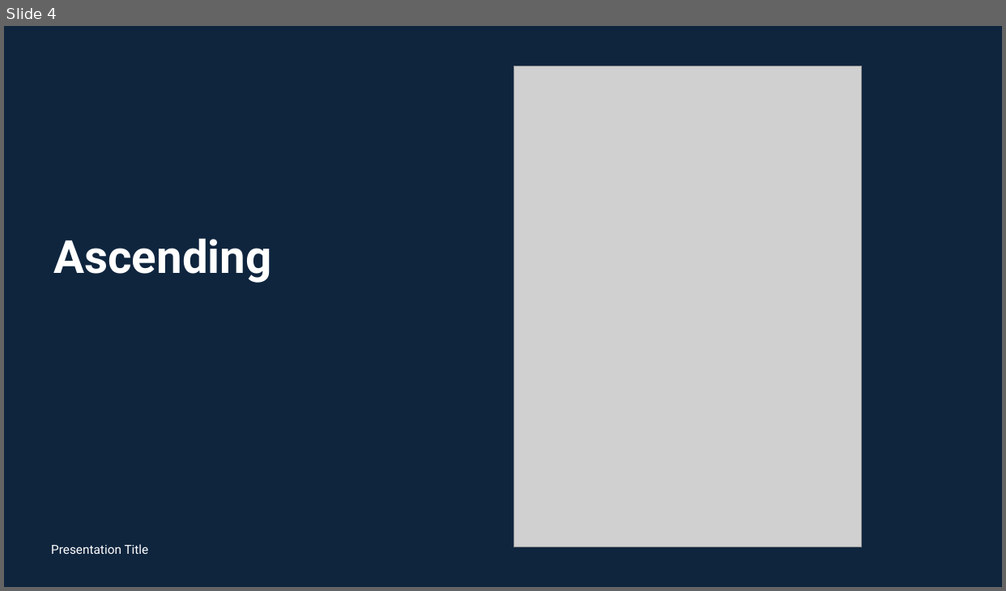
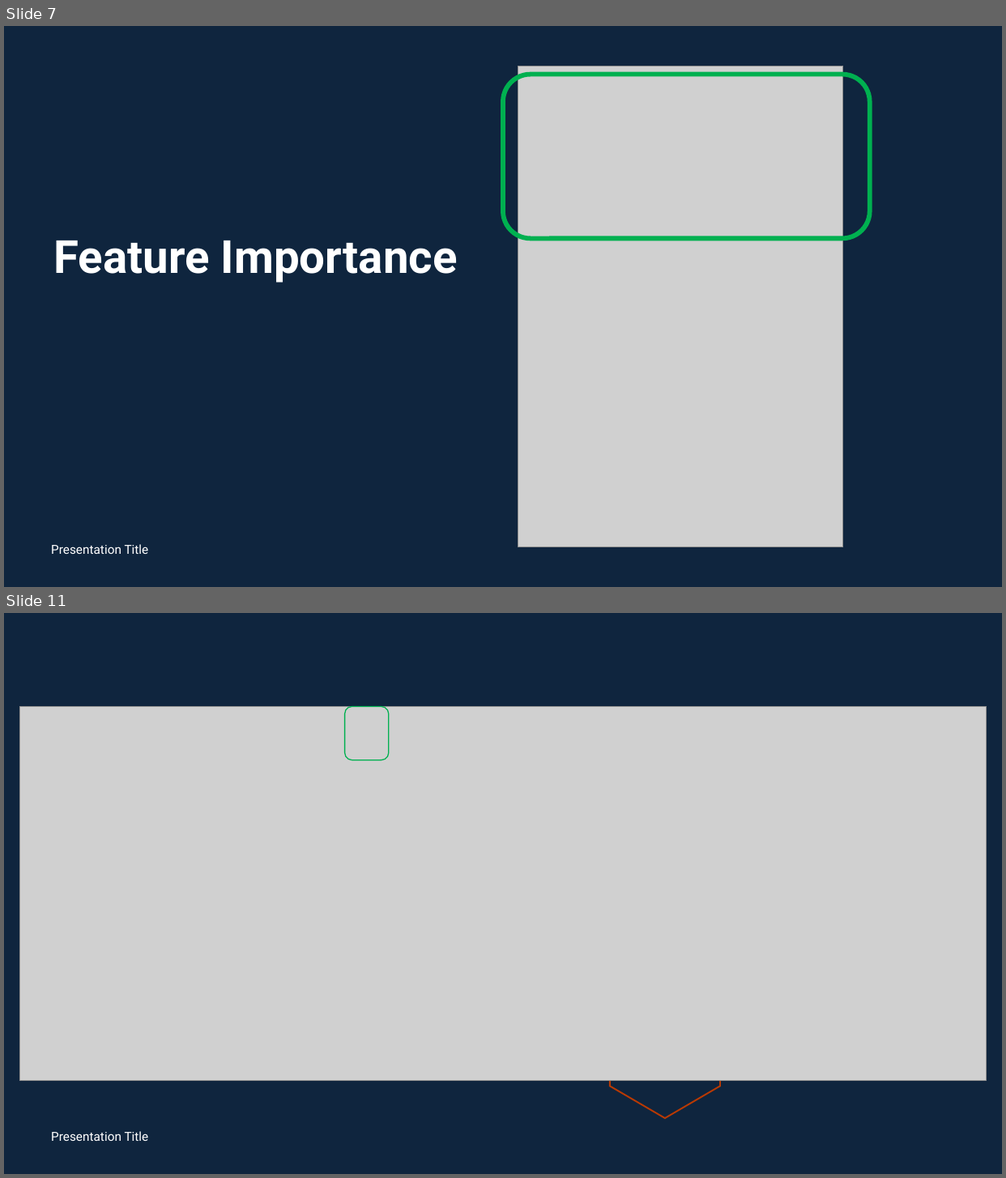
Before and after one commit to MaricrisResma/Detect-Credit-Card-Fraud-DT-RandomForest, a slide deck: DOC/Results_Final.pptx. Shown one above the other, each under a label of ours: slide 4 before the commit, slides 7 and 11 after it; the slides between them are not shown. The pictures are 1006x591 and 1006x1178 pixels, drawn with LibreOffice and Linux fonts; fonts in the diff are those of the drawing; grey boxes stand for pictures. Boxes give left, top, right and bottom in pixels: in the first picture for what was removed or moved away, otherwise in the second. Text is boxed around its words. In the diff, an @@ line names an element or a change of style, - is before the commit and + after.

```diff
--- a/DOC/Results_Final.pptx
+++ b/DOC/Results_Final.pptx
@@ slide 11 added at <box>4,613,1002,1174</box>, background #0F253E @@
@@ picture added at <box>19,707,987,1081</box> @@
@@ rounded rectangle added at <box>345,707,389,760</box>, outline #00B050 1 pt @@
@@ freeform shape added at <box>610,989,720,1118</box>, outline #B83903 1.5 pt @@
@@ text added at <box>51,1131,149,1141</box>, 12 pt, text #FFFFFF @@
+Presentation Title
@@ what was slide 4 is now slide 7 @@
@@ slide 7 changed as well @@
@@ picture: place and size @@
-picture at <box>513,66,861,547</box>
+picture at <box>518,66,843,547</box>
@@ rounded rectangle added at <box>503,75,870,239</box>, outline #00B050 4.5 pt @@
@@ title at <box>54,241,458,283</box>: text changed @@
-Ascending
+Feature Importance
```
Also in this commit, not shown: 4 other slides changed, 14 other slides added, 1 other file.
